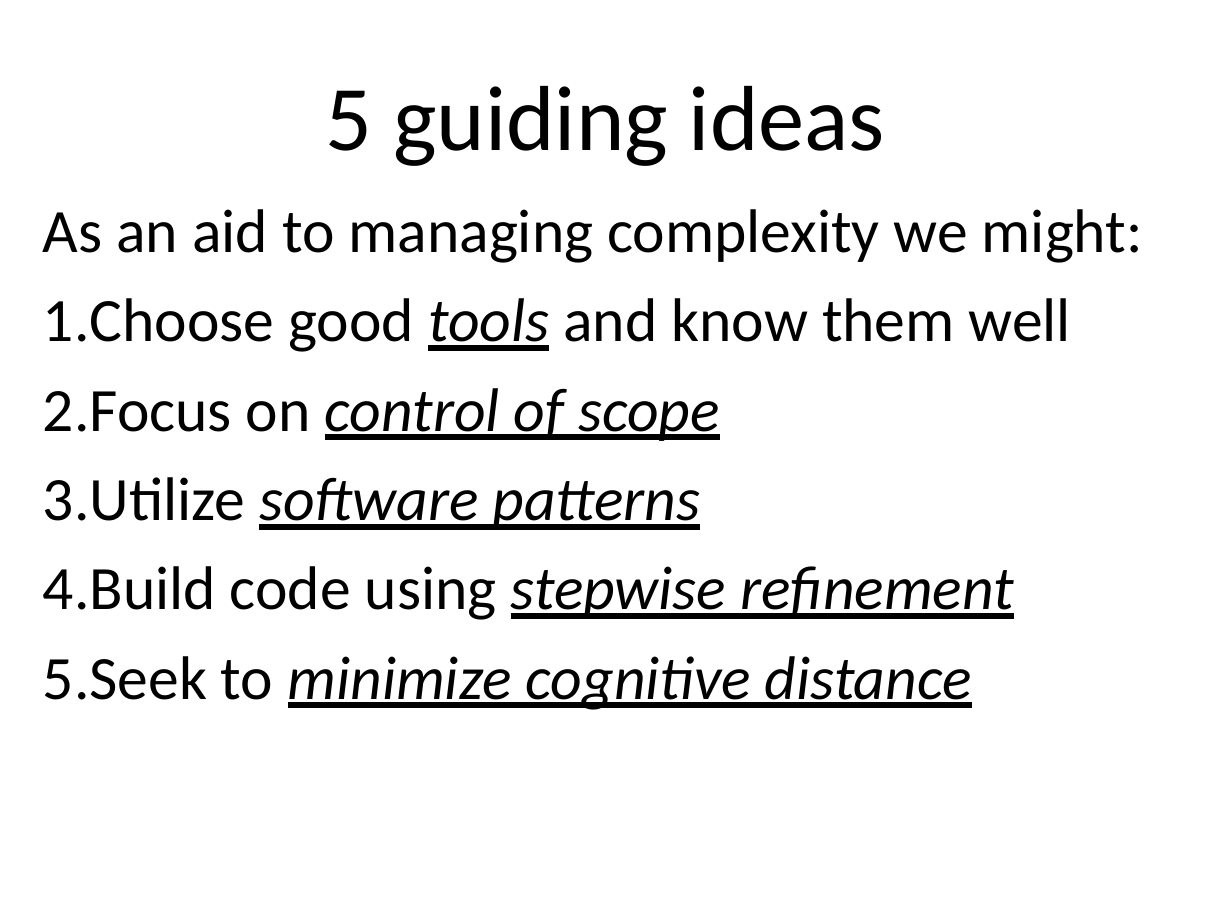
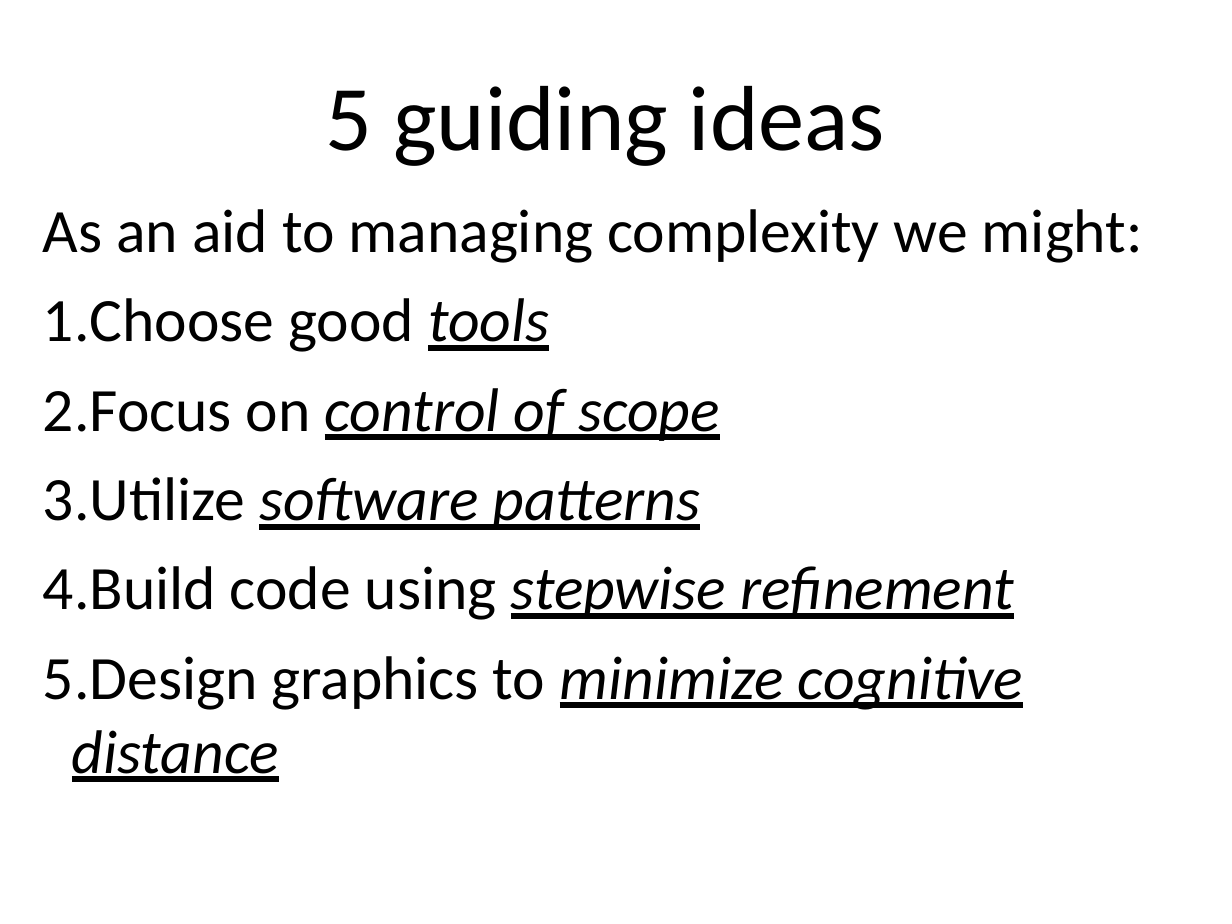
Before and after one commit to benralexander/lv, a slide deck: slide 8 of myD3_latest_c.ppt. Drawn at 1232x924 pixels with LibreOffice and Linux fonts; fonts in the diff are those of the drawing. Boxes give left, top, right and bottom in pixels: in the first picture for what was removed or moved away, otherwise in the second. Text is boxed around its words. In the diff, an @@ line names an element or a change of style, - is before the commit and + after.

```diff
--- a/myD3_latest_c.ppt
+++ b/myD3_latest_c.ppt
@@ text at [43, 298, 549, 352]: text changed @@
-1. Choose good tools and know them well
+1. Choose good tools
@@ text at [43, 656, 1023, 782]: text changed @@
-5. Seek to minimize cognitive distance
+5. Design graphics to minimize cognitive distance
```
Also in this commit, not shown: 4 other slides changed, 4 other files.
